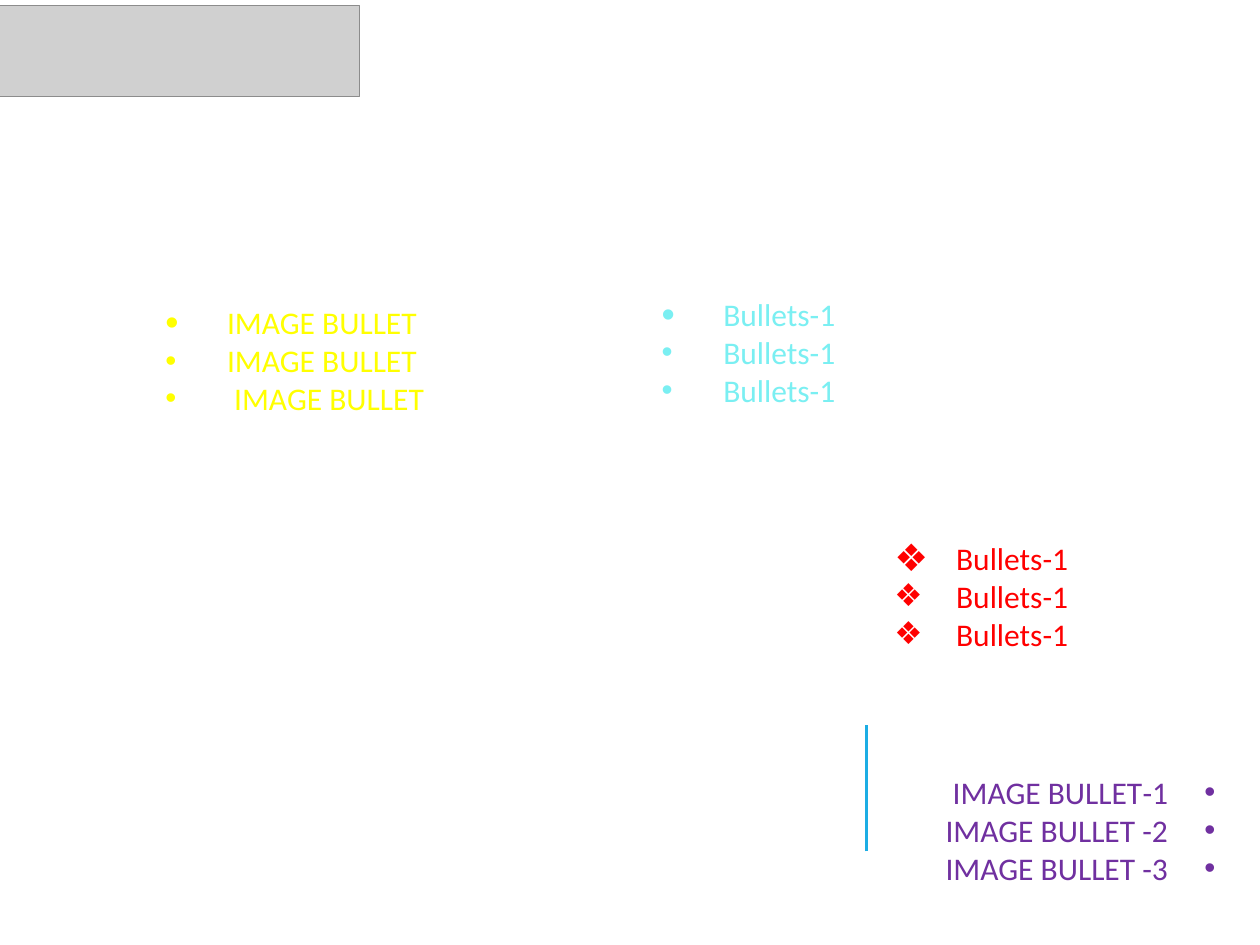
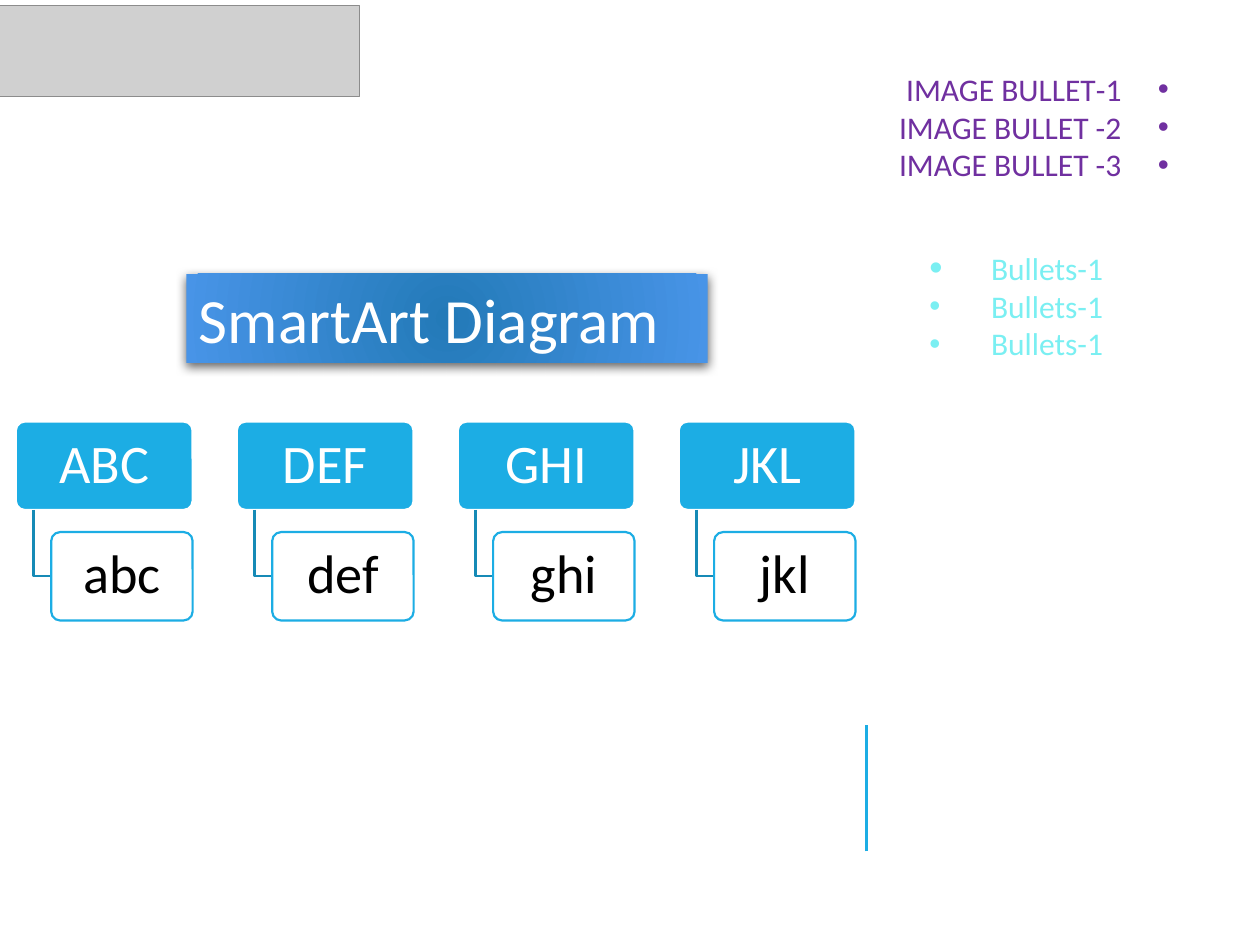
Before and after one commit to meshesha/meshesha.github.io, a slide deck: slide 9 of pptxjs/Sample_12.pptx (slide 10 before the commit). Drawn at 1260x945 pixels with LibreOffice and Linux fonts; fonts in the diff are those of the drawing; grey boxes stand for pictures; background and template pictures are left out. Boxes give left, top, right and bottom in pixels: in the first picture for what was removed or moved away, otherwise in the second. Text is boxed around its words. In the diff, an @@ line names an element or a change of style, - is before the commit and + after.

```diff
--- a/pptxjs/Sample_12.pptx
+++ b/pptxjs/Sample_12.pptx
@@ text "IMAGE BULLET-1": place and size @@
-text "IMAGE BULLET-1" at [946,783,1168,881]
+text "IMAGE BULLET-1" at [899,80,1122,177]
@@ text "Bullets-1": place and size @@
-text "Bullets-1" at [723,304,835,402]
+text "Bullets-1" at [991,258,1103,355]
@@ rectangle added at [186,273,708,363], fill gradient #237AB8 to #4895E7, 36 pt, text #FFFFFF @@
+SmartArt Diagram
@@ text removed at [227,313,423,411] @@
-• IMAGE BULLET
-• IMAGE BULLET
-• IMAGE BULLET
@@ group added at [16,422,856,620]: 8 rounded rectangles, 8 texts, 4 freeform shapes @@
+ABC
+abc
+DEF
+def
+GHI
+ghi
+JKL
+jkl
@@ text removed at [956,548,1068,647] @@
-❖ Bullets-1
-❖ Bullets-1
-❖ Bullets-1
```
Also in this commit, not shown: 2 other slides changed, 2 slides removed.
